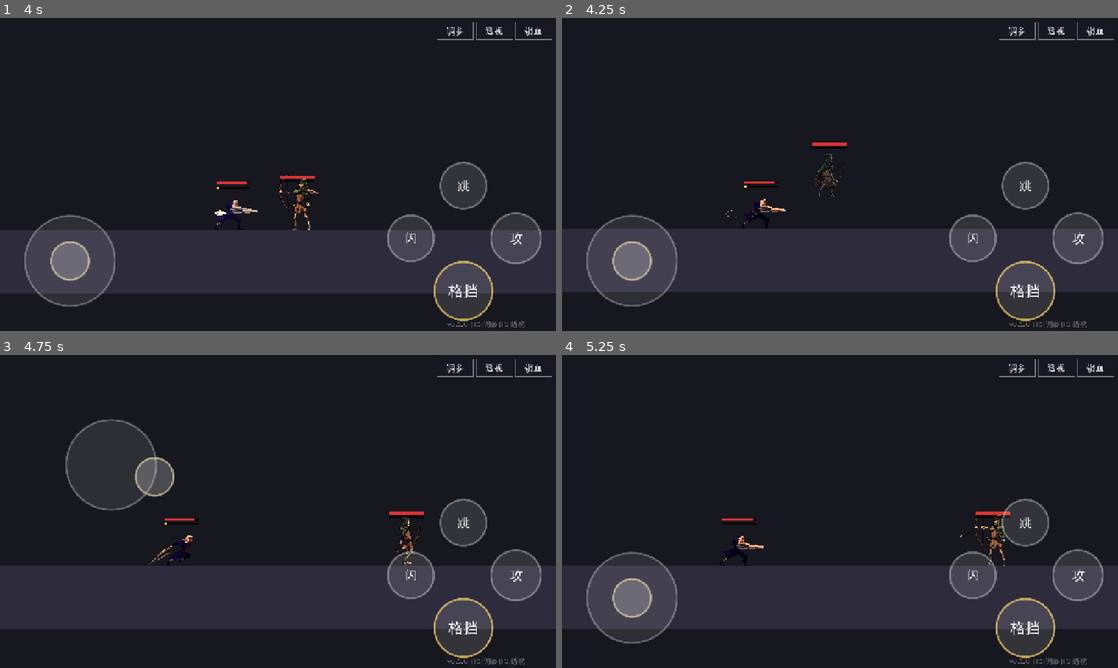
Above: before the commit, frames 1-4 (two rows, left to right).
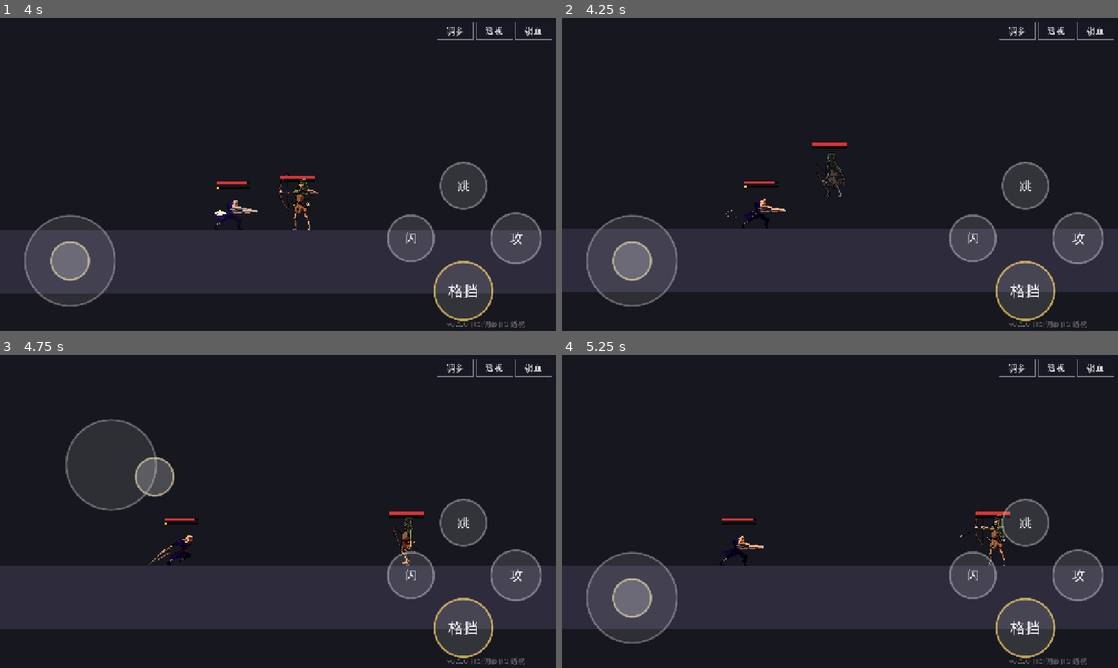
Above: after the commit, the same moments.

Repository: CyberpunkPsychosis/ai-game-engine
Game: Godot game, scene res://scenes/main.tscn
The game is run twice, just before and just after one commit, with the same random seed, the same clock (stepped at 60 frames per second) and the same inputs.
Inputs (mouse positions are in pixels of both pictures, inside the frame that each line leads up to):
- Up to frame 1 (4 s): tap Enter at 0.5 s; drag from (278, 174) to (177, 208) at 0.52 s; drag from (166, 190) to (316, 208) at 1.27 s; move the mouse to (333, 105) at 2.02 s; hold A (move_left) 2.03-2.75 s; hold K (block) 2.03-2.75 s; tap J (attack) at 2.1 s; tap Space (jump) at 2.75, 3.77 s; drag from (250, 237) to (361, 208) at 2.77 s; move the mouse to (444, 221) at 3.52 s; hold D (move_right) from 3.53 s (still down); hold K (block) from 3.53 s (still down); tap L (special) at 3.6 s
- Up to frame 2 (4.25 s): keep holding D (move_right); keep holding K (block)
- Up to frame 3 (4.75 s): release D (move_right) at 4.25 s; release K (block) at 4.25 s; drag from (111, 464) to (272, 508) at 4.27 s
- Up to frame 4 (5.25 s): move the mouse to (867, 511) at 5.02 s; hold D (move_right) from 5.03 s (still down); hold K (block) from 5.03 s (still down); click (867, 511) at 5.17 s

Frame 1 is identical in both runs. In frame 2, 0.2% of the frame differs, in the area x 45-51%, y 43-58%; in frame 3, 0.3%, in the area x 70-76%, y 51-68%; in frame 4, nothing differs.

Commit message:
恶魔史莱姆调整+通用修复:①加lock_facing,后跳/后跃时头始终朝玩家(修恶魔+弓骷髅);②三连砍加快(间隔0.12+连段动画1.8倍);③格挡(按住)挡住它也给硬直on_block_received,生气更久,弹反仍满奖励;④暴怒特效去掉nova圈(免与弹反火花混),改红屏闪+震+发光

Diff:
--- a/scripts/actor_2d.gd
+++ b/scripts/actor_2d.gd
@@ -115,6 +115,7 @@
 var _hurt_cs: CollisionShape2D
 var _hurt_rect: RectangleShape2D
 var lock_hp := false            ## 锁血：受击有反馈但不掉血（测试用）
+var lock_facing := false        ## 锁朝向：移动时不按移动方向翻面（后跳还盯着玩家用）
 var hurt_dx := 0.0              ## 受击框水平偏移（对齐身体用，可在调参工具拖）
 var current_attack_anim := ""   # 当前这一刀用的动画名（用于判断收招）
 var _dbg := false   # 调试：画攻击/受击框（--boxes 开启）
@@ -364,7 +365,8 @@
 		velocity.x = move_toward(velocity.x, 0.0, friction * delta)
 	elif move_dir != 0.0:
 		velocity.x = move_toward(velocity.x, move_dir * speed, accel * delta)
-		facing = 1 if move_dir > 0.0 else -1
+		if not lock_facing:
+			facing = 1 if move_dir > 0.0 else -1
 	else:
 		velocity.x = move_toward(velocity.x, 0.0, friction * delta)
 
@@ -447,6 +449,8 @@
 		if from_front:
 			_take_hp(hitbox.damage * block_chip)
 			_add_posture(hitbox.posture_damage * block_posture_mult)
+			if attacker and attacker.has_method("on_block_received"):
+				attacker.on_block_received()   # 有的怪挡住也会硬直
 			if attacker is Node2D:
 				velocity.x = signf(global_position.x - (attacker as Node2D).global_position.x) * 90.0
 			_block_feedback(contact)
--- a/scripts/elite_demon.gd
+++ b/scripts/elite_demon.gd
@@ -19,7 +19,7 @@
 var cleave_reach := 64.0     # 大劈判定前伸
 var cleave_width := 112.0    # 大劈判定长度
 var pause_dur := 1.6         # 砍完休息
-var combo_gap := 0.3         # 连劈之间的间隔
+var combo_gap := 0.12        # 连劈之间的间隔(连段要快)
 var rage_per_dodge := 0.34   # 你每闪避一次涨的怒气
 var rage_far_rate := 0.12    # 你跑远时每秒涨的怒气
 var backjump_chance := 0.5   # 生气时靠近，向后大跳的概率
@@ -102,10 +102,10 @@
 		if _rage >= 1.0:
 			_angry = true
 			_combo = true                    # 下一串=三连
-			# 暴怒瞬间：爆一下，看得清"它生气了"
-			FX.nova(global_position + Vector2(0, -body_size.y * 0.5), 1.4)
-			FX.screen_flash(Color(1, 0.4, 0.2), 0.5, 0.22)
-			Juice.shake(10.0)
+			# 暴怒瞬间：红屏闪+震屏(不用 nova 圈，免得和弹反火花混)
+			FX.screen_flash(Color(1, 0.35, 0.15), 0.6, 0.28)
+			Juice.shake(12.0)
+			FX.flash(sprite, 0.18, Color(2.0, 1.4, 0.7))
 	# 生气：全身红光一直闪
 	if sprite:
 		if _angry:
@@ -115,13 +115,15 @@
 		elif sprite.modulate != Color.WHITE and _flinch_t <= 0.0 and not guard_broken:
 			sprite.modulate = Color.WHITE
 
-	# 向后大跳脱离(腾空中持续)
+	# 向后大跳脱离(腾空中持续，头一直盯着玩家)
 	if _hopping:
 		facing = 1 if dx >= 0.0 else -1
+		lock_facing = true               # 后退也不翻面，始终朝玩家
 		speed = _base_speed * 3.0
 		move_dir = -signf(dx)
 		if is_on_floor() and velocity.y >= 0.0:
 			_hopping = false
+			lock_facing = false
 			speed = _base_speed
 		return
 
@@ -152,6 +154,8 @@
 					_angry = false
 					_combo = false
 					_rage = 0.0
+				if sprite:
+					sprite.speed_scale = 1.0
 				_st = ST_PAUSE
 				_pause_t = pause_dur
 		ST_PAUSE:
@@ -165,6 +169,8 @@
 	_fire_cleave()
 
 func _fire_cleave() -> void:
+	if sprite:
+		sprite.speed_scale = 1.8 if _combo else 1.0   # 三连时劈得快
 	start_attack({
 		"anim": "cleave", "reach": cleave_reach, "size": Vector2(cleave_width, 84),
 		"from": 9, "to": 11, "dmg": 16.0, "posture": 20.0,
@@ -176,6 +182,7 @@
 	_hopping = true
 	_hop_cd = 1.4
 	facing = 1 if dx >= 0.0 else -1
+	lock_facing = true
 	want_jump = true
 	move_dir = -signf(dx)
 	speed = _base_speed * 3.0
@@ -183,15 +190,37 @@
 # 弹反/挡好 → 硬直；生气时被弹 → 硬直更久 + 当场消气
 func flinch(push_dir: float) -> void:
 	super.flinch(push_dir)
+	_hopping = false
+	lock_facing = false
 	if _angry:
-		_flinch_t = parry_flinch * 2.4
-		_angry = false
-		_combo = false
-		_rage = 0.0
-		_pending = 0
-		if sprite:
-			sprite.modulate = Color.WHITE
+		_flinch_t = parry_flinch * 2.4   # 生气时被弹反 → 硬直更久(好处决)
+	_calm()
 	_st = ST_IDLE
+
+# 被「格挡」(按住挡住)：也给硬直，生气时更久。比弹反短一点(弹反才是满奖励)。
+func on_block_received() -> void:
+	if _dead or _flinch_t > 0.0:
+		return
+	attacking = false
+	hit_active = false
+	if _attack_hitbox:
+		_attack_hitbox.monitorable = false
+	_flinch_t = (0.55 if _angry else 0.28)
+	if sprite and sprite.sprite_frames and sprite.sprite_frames.has_animation("hurt"):
+		sprite.play("hurt")
+	_calm()
+	_st = ST_IDLE
+
+func _calm() -> void:
+	_angry = false
+	_combo = false
+	_rage = 0.0
+	_pending = 0
+	_hopping = false
+	lock_facing = false
+	if sprite:
+		sprite.modulate = Color.WHITE
+		sprite.speed_scale = 1.0
 
 # 调参可视化
 func _draw() -> void:
--- a/scripts/skel_archer.gd
+++ b/scripts/skel_archer.gd
@@ -69,6 +69,7 @@
 	# 后跃中：空中持续往后冲、始终面向玩家好接着射；落地即结束
 	if _hopping:
 		facing = 1 if dx >= 0.0 else -1
+		lock_facing = true               # 后退也始终朝玩家
 		speed = HOP_SPEED
 		move_dir = -signf(dx)
 		# 无敌帧只罩上升段（躲掉贴脸那一下），下落段恢复可被打
@@ -78,6 +79,7 @@
 				sprite.modulate = Color.WHITE
 		if is_on_floor() and velocity.y >= 0.0:
 			_hopping = false
+			lock_facing = false
 			speed = _base_speed
 			_cd = minf(_cd, 0.04)    # 落地几乎立刻可射
 		return
@@ -101,6 +103,7 @@
 	_hopping = true
 	_hop_cd = HOP_COOLDOWN
 	facing = 1 if dx >= 0.0 else -1  # 跃走也面向玩家
+	lock_facing = true               # 后退不翻面
 	want_jump = true                 # 交给基类的跳跃逻辑起跳
 	move_dir = -signf(dx)            # 朝玩家反方向跃
 	speed = HOP_SPEED
@@ -113,6 +116,7 @@
 func flinch(push_dir: float) -> void:
 	super.flinch(push_dir)
 	_hopping = false                 # 被弹反 → 取消后跃状态
+	lock_facing = false
 	invulnerable = false
 	if sprite:
 		sprite.modulate = Color.WHITE
